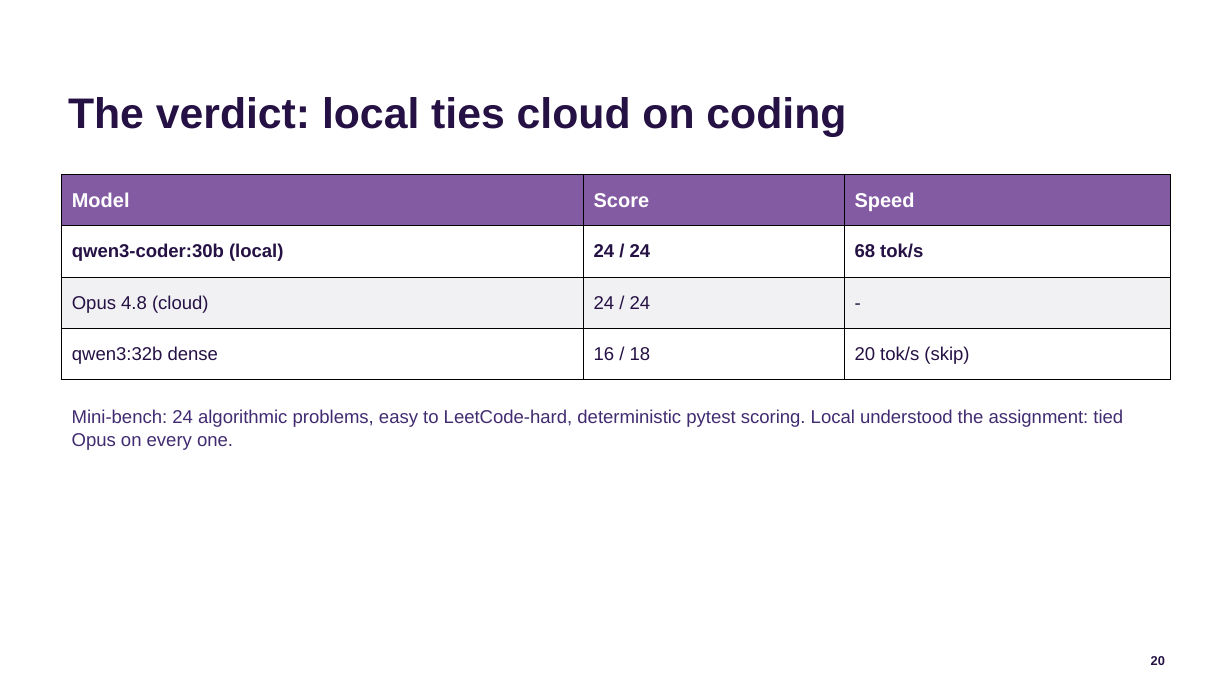
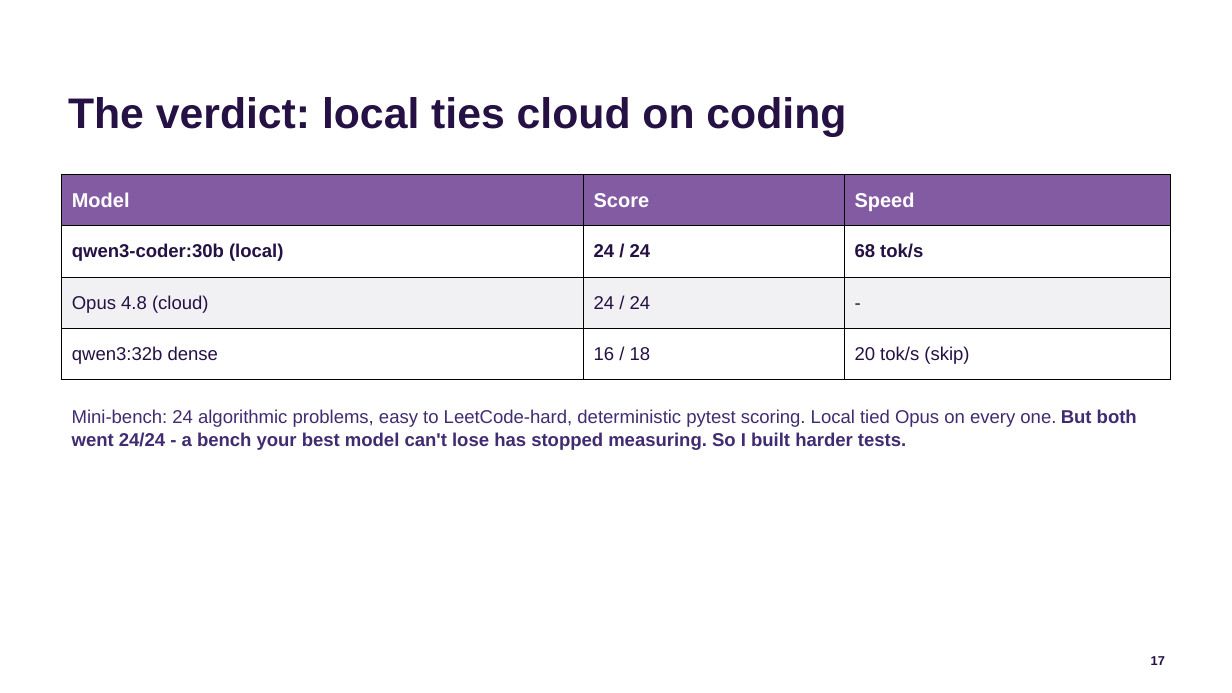
Before and after one commit to jconnolly/local-llm-pi5, a slide deck: slide 17 of local-llm-datasociety.pptx (slide 20 before the commit). Drawn at 1232x693 pixels with LibreOffice and Linux fonts; fonts in the diff are those of the drawing; background and template pictures are left out. Boxes give left, top, right and bottom in pixels: in the first picture for what was removed or moved away, otherwise in the second. Text is boxed around its words. In the diff, an @@ line names an element or a change of style, - is before the commit and + after.

```diff
--- a/local-llm-datasociety.pptx
+++ b/local-llm-datasociety.pptx
@@ text at [72,409,1137,450]: text changed @@
-Mini-bench: 24 algorithmic problems, easy to LeetCode-hard, deterministic pytest scoring. Local understood the assignment: tied Opus on every one.
+Mini-bench: 24 algorithmic problems, easy to LeetCode-hard, deterministic pytest scoring. Local tied Opus on every one. But both went 24/24 - a bench your best model can't lose has stopped measuring. So I built harder tests.
@@ page number at [1151,656,1165,665]: text changed @@
-20
+17
```
Also in this commit, not shown: 3 other slides changed, 11 slides removed, 3 other files.
